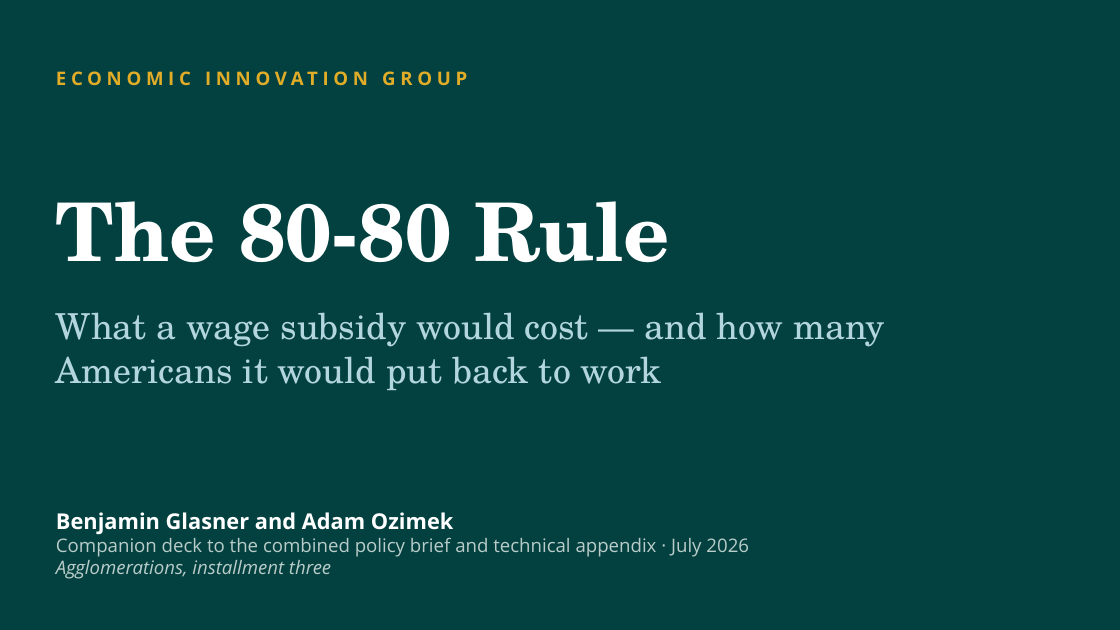
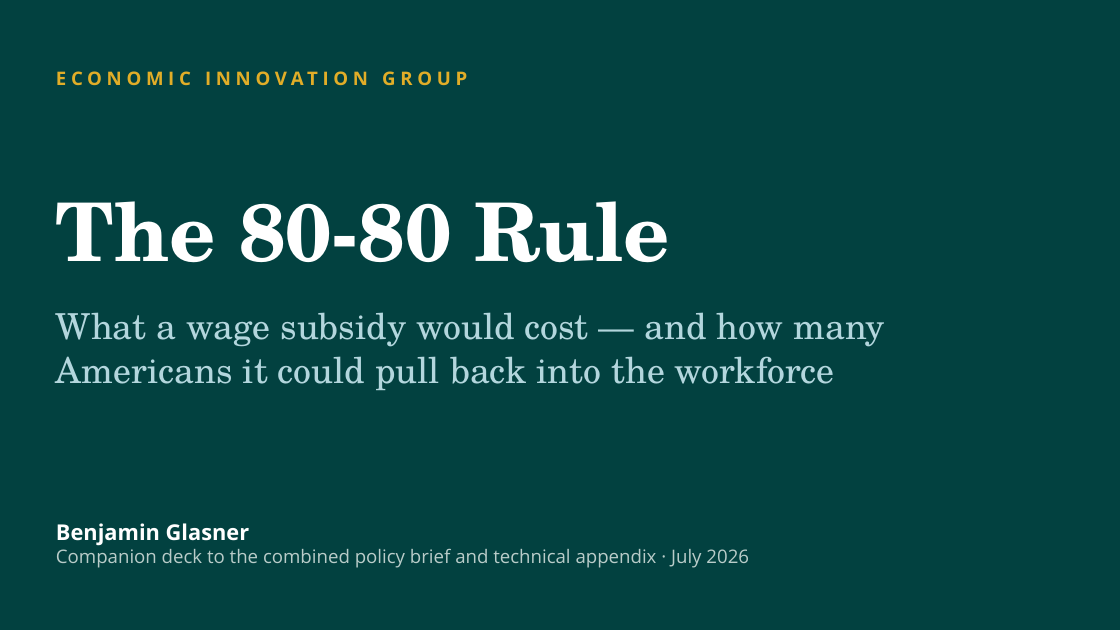
Before and after one commit to bnglasner/eig-wagesubsidy-policy-sim, a slide deck: slide 1 of output/slides/2026-07-09_80-80-companion-deck.pptx. Drawn at 1120x630 pixels with LibreOffice and Linux fonts; fonts in the diff are those of the drawing. Boxes give left, top, right and bottom in pixels: in the first picture for what was removed or moved away, otherwise in the second. Text is boxed around its words. In the diff, an @@ line names an element or a change of style, - is before the commit and + after.

```diff
--- a/output/slides/2026-07-09_80-80-companion-deck.pptx
+++ b/output/slides/2026-07-09_80-80-companion-deck.pptx
@@ text at [56, 312, 884, 390]: text changed @@
-What a wage subsidy would cost — and how many Americans it would put back to work
+What a wage subsidy would cost — and how many Americans it could pull back into the workforce
@@ text at [56, 523, 250, 546]: text changed @@
-Benjamin Glasner and Adam Ozimek
+Benjamin Glasner
@@ text at [56, 560, 331, 579]: paragraph removed @@
-Agglomerations, installment three
```
Also in this commit, not shown: 5 other slides changed, 1 other file.
